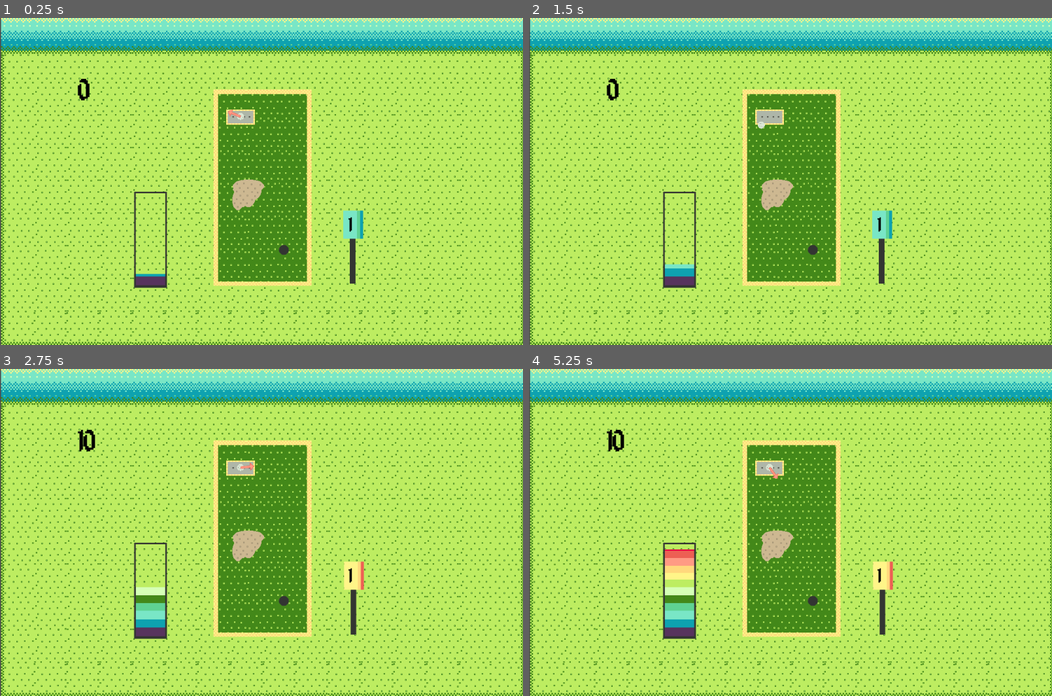
Above: before the commit, frames 1-4 (two rows, left to right).
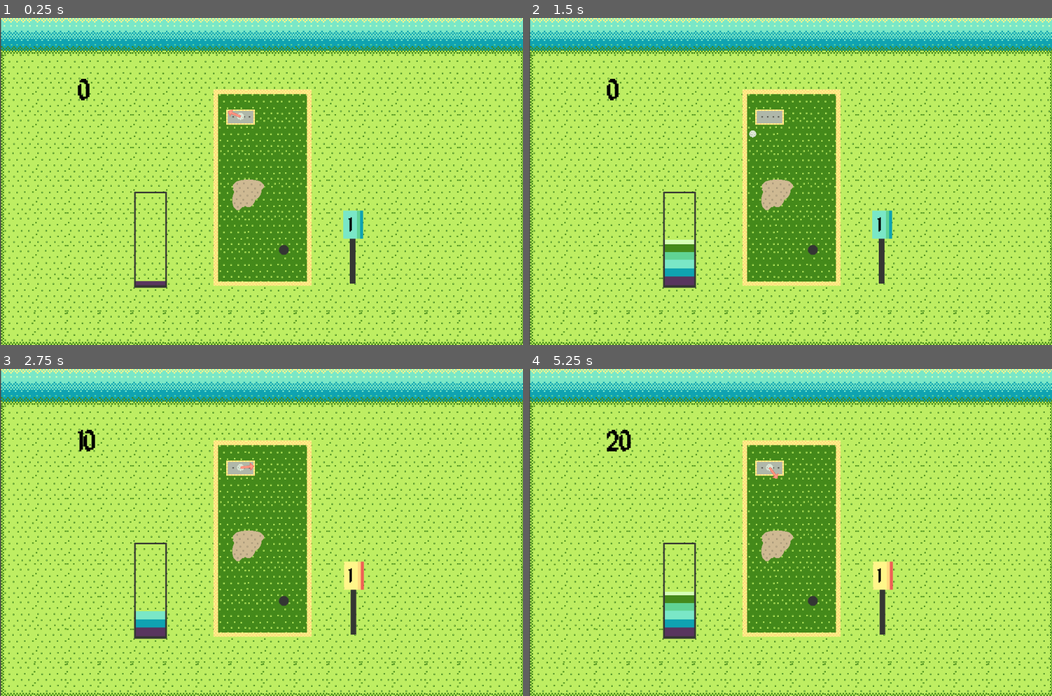
Above: after the commit, the same moments.

Repository: kenset/Par-One
Game: Godot game, scene res://PlayScene.tscn
The game is run twice, just before and just after one commit, with the same random seed, the same clock (stepped at 60 frames per second) and the same inputs.
Inputs (mouse positions are in pixels of both pictures, inside the frame that each line leads up to):
- Up to frame 1 (0.25 s): no input
- Up to frame 2 (1.5 s): tap Enter at 0.5 s; move the mouse to (905, 165) at 0.52 s; hold H (hard_modifier) 0.53-1.28 s; move the mouse to (685, 197) at 1.27 s; tap Space (hit_golf_ball) at 1.35 s
- Up to frame 3 (2.75 s): move the mouse to (313, 460) at 2.02 s; hold 1 from 2.03 s (still down)
- Up to frame 4 (5.25 s): move the mouse to (764, 597) at 2.77 s; release 1 at 2.78 s; tap H (hard_modifier) at 2.85 s; move the mouse to (947, 581) at 3.52 s; tap Space (hit_golf_ball) at 3.6 s; move the mouse to (633, 483) at 4.27 s; tap 1 at 4.35 s; move the mouse to (816, 532) at 5.02 s; hold H (hard_modifier) from 5.03 s (still down)

The runs differ from the first frame. In frame 1, 0.1% of the frame differs, in the area x 25-32%, y 78-81%; in frame 2, 0.5%; in frame 3, 0.4%; in frame 4, 0.9%, in the area x 14-32%, y 18-69%.

Commit message:
Improves performance

Diff:
--- a/PlayScene.gd
+++ b/PlayScene.gd
@@ -5,7 +5,6 @@
 
 export(Array, PackedScene) var courses
 export(Array, PackedScene) var hardCourses
-export var SHAKE_AMOUNT = 1.0
 
 var currentCourseNumber = 0
 var currentCourse: Node2D
@@ -15,6 +14,9 @@
 
 func _ready():
 	self.connect("reset_power_meter", $PowerMeter, "_on_reset_power_meter")
+	$Timer/Timer.connect("timeout", self, "_on_timeout")
+	$CelebrationTimer.connect("timeout", self, "_on_celebration_timeout")
+	self.connect("score_points", $HighScore, "_on_score_points")
 	randomize()
 	loadCourseWithCourseNumber(currentCourseNumber, courses)
 
@@ -63,15 +65,12 @@
 	golfBall.connect("screen_shake", $ScreenShake, "_on_screen_shake")
 	$PowerMeter.connect("power_level_selected", golfBall, "_on_power_level_selected")
 
-	$Timer/Timer.connect("timeout", self, "_on_timeout")
-	$CelebrationTimer.connect("timeout", self, "_on_celebration_timeout")
 	hole.connect("hole_in_one", golfBall, "_on_hole_in_one")
 	hole.connect("hole_in_one", self, "_on_hole_in_one")
 	if (specialHole != null):
 		specialHole.connect("hole_in_one", golfBall, "_on_hole_in_one")
 		specialHole.connect("hole_in_one", self, "_on_hole_in_one")
 
-	self.connect("score_points", $HighScore, "_on_score_points")
 	golfBall.connect("score_points", $HighScore, "_on_score_points")
 	hole.connect("score_points", $HighScore, "_on_score_points")
 	if (specialHole != null):
@@ -87,11 +86,9 @@
 
 func _on_golf_ball_stopped():
 	go_to_hard_course = false
-	calculate_score()
-	loadNextCourse()
+	call_deferred("loadNextCourse")
 
 func _on_timeout():
-	calculate_score()
 	loadNextCourse()
 
 func _on_hole_in_one(is_special):
@@ -105,11 +102,3 @@
 		go_to_hard_course = false
 	confetti.set_global_position(confettiPosition)
 	add_child(confetti)
-
-func calculate_score():
-	if ($GolfBall == null):
-		return
-	var golfBallPosition = $GolfBall/CollisionShape2D.get_global_transform().get_origin()
-	var holePosition = $Hole.get_global_transform().get_origin()
-	var distance = golfBallPosition.distance_to(holePosition)
-	emit_signal("score_points", floor(distance))
--- a/PowerMeter.gd
+++ b/PowerMeter.gd
@@ -14,7 +14,7 @@
 	if (!pause_progress):
 		if ($ProgressBar.value >= $ProgressBar.max_value || $ProgressBar.value <= $ProgressBar.min_value):
 			direction *= -1
-		$ProgressBar.value += (SPEED * max($ProgressBar.value, 10) * direction) * delta
+		$ProgressBar.value += ((SPEED * max($ProgressBar.value, 10) * direction) * delta)
 
 func _on_golf_ball_hit():
 	pause_progress = true
--- a/PowerMeter.tscn
+++ b/PowerMeter.tscn
@@ -12,6 +12,7 @@
 margin_top = -96.0
 margin_right = 37.0
 margin_bottom = 96.0
+step = 0.005
 value = 100.0
 texture_progress = ExtResource( 2 )
 fill_mode = 3
--- a/project.godot
+++ b/project.godot
@@ -47,4 +47,5 @@
 
 [rendering]
 
+quality/driver/driver_name="GLES2"
 environment/default_environment="res://default_env.tres"
Binary file added: Golfer.png
Not shown, added: Golfer.png.import
Not shown, changed: export_presets.cfg
